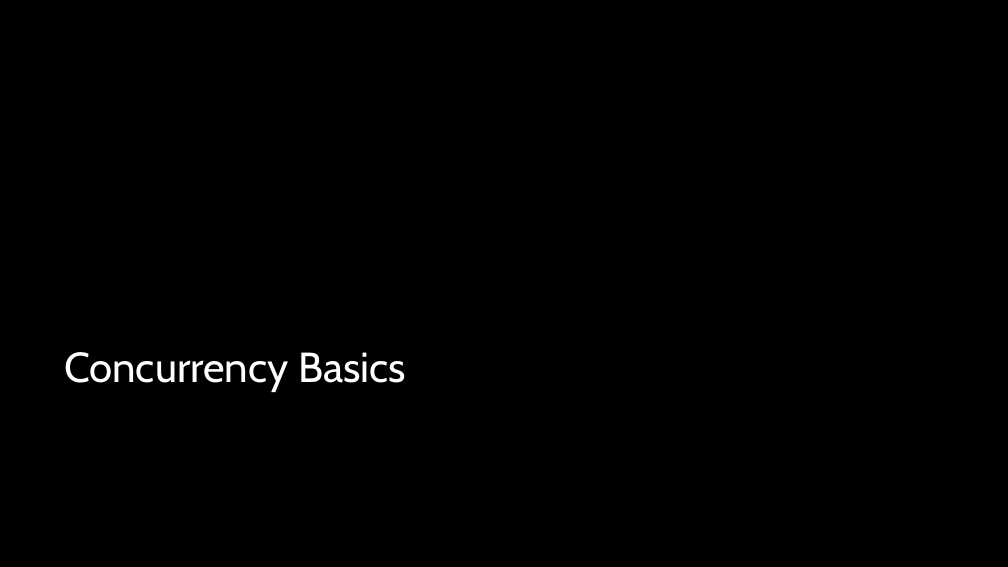
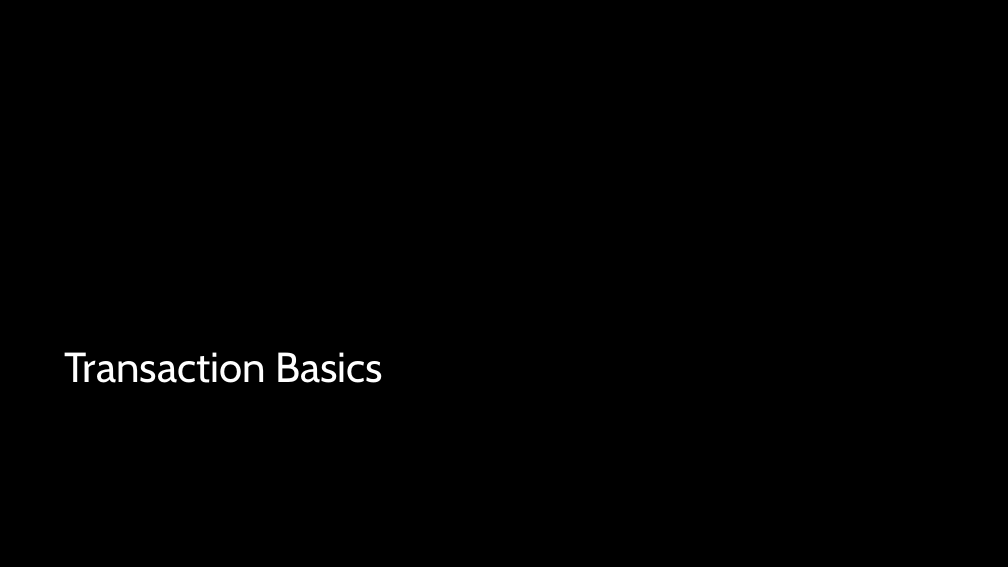
Before and after one commit to sabinio/SQLTraining, a slide deck: slide 4 of Slides/2. Locking.pptx (slide 3 before the commit). Drawn at 1008x567 pixels with LibreOffice and Linux fonts; fonts in the diff are those of the drawing; background and template pictures are left out. Boxes give left, top, right and bottom in pixels: in the first picture for what was removed or moved away, otherwise in the second. Text is boxed around its words. In the diff, an @@ line names an element or a change of style, - is before the commit and + after.

```diff
--- a/Slides/2. Locking.pptx
+++ b/Slides/2. Locking.pptx
@@ title at bbox=[64, 352, 383, 383]: text changed @@
-Concurrency Basics
+Transaction Basics
```
Also in this commit, not shown: 10 other slides changed, 34 slides added, 3 other files.
